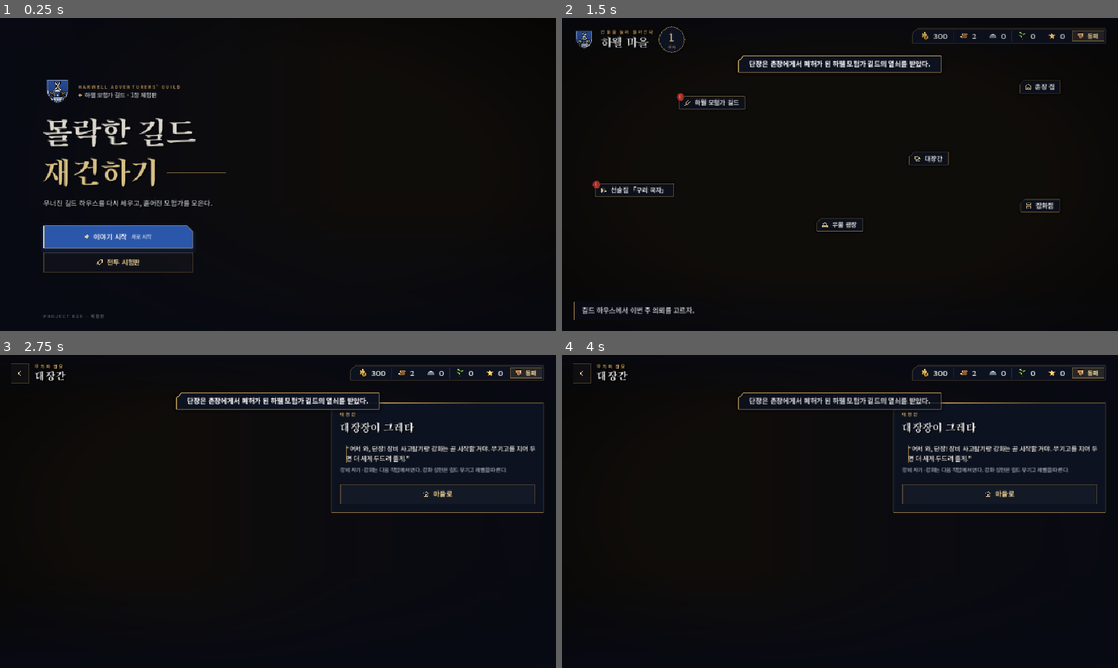
Above: before the commit, frames 1-4 (two rows, left to right).
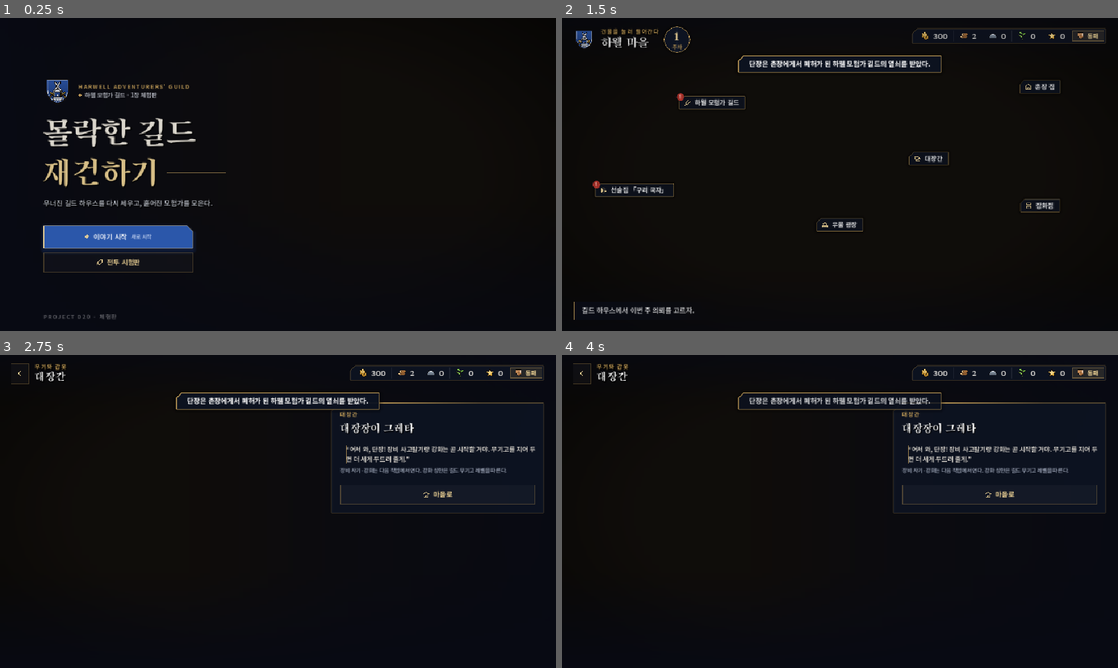
Above: after the commit, the same moments.

Repository: qruse/game
Game: Godot game, scene res://story.tscn
The game is run twice, just before and just after one commit, with the same random seed, the same clock (stepped at 60 frames per second) and the same inputs.
Inputs (mouse positions are in pixels of both pictures, inside the frame that each line leads up to):
- Up to frame 1 (0.25 s): no input
- Up to frame 2 (1.5 s): click (678, 237) at 0.52 s; click (1079, 36) at 1.25 s
- Up to frame 3 (2.75 s): click (366, 495) at 2.02 s
- Up to frame 4 (4 s): click (584, 373) at 2.77 s; click (928, 495) at 3.52 s

The runs differ from the first frame. In frame 1, 0.3% of the frame differs, in the area x 8-34%, y 21-97%; in frame 2, 0.3%; in frame 3, 1.2%, in the area x 2-98%, y 2-51%; in frame 4, 1.2%.

Commit message:
Kit: keep touch-mode text at 9px or larger
Co-Authored-By: Claude Opus 5.5 <noreply@anthropic.com>

Diff:
--- a/godot/scripts/ui_kit.gd
+++ b/godot/scripts/ui_kit.gd
@@ -108,7 +108,8 @@
 	var l := Label.new()
 	l.text = text
 	l.add_theme_font_override("font", font if font != null else f_body)
-	l.add_theme_font_size_override("font_size", pxi(size))
+	# 모바일(960×540)에서 아주 작은 글자는 읽히지 않으니 9px 아래로 내리지 않는다
+	l.add_theme_font_size_override("font_size", maxi(pxi(size), 9 if touch else 0))
 	l.add_theme_color_override("font_color", col)
 	if wrap:
 		l.autowrap_mode = TextServer.AUTOWRAP_WORD_SMART
